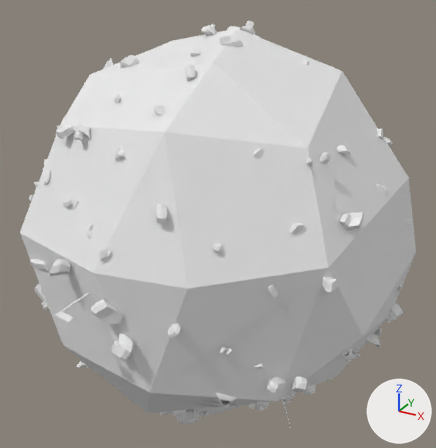
One commit to the Blender file Objects/Original/Planet/planet.blend: the scene before it, then after it.
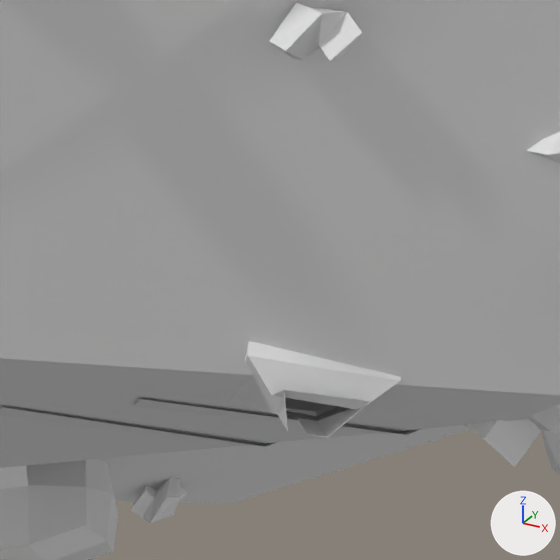
Old and new are each drawn whole from a camera (50 mm lens) standing at (1.437, -2.617, 1.321) and looking at (0.012, -0.026, 0.025) and again close up on the part from 42% to 59% of the width and 77% to 94% of the height. Arrows for +X, +Y and +Z are at lower right; the lights stay in place.

Objects in the first close-up: 'planet.004'.
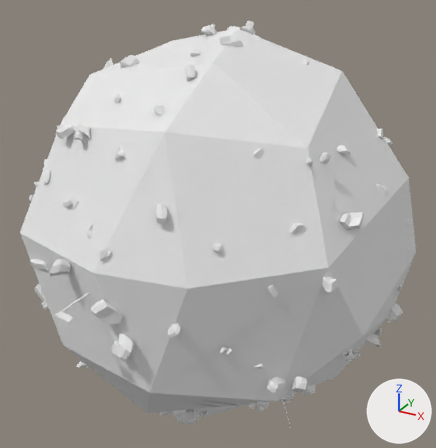
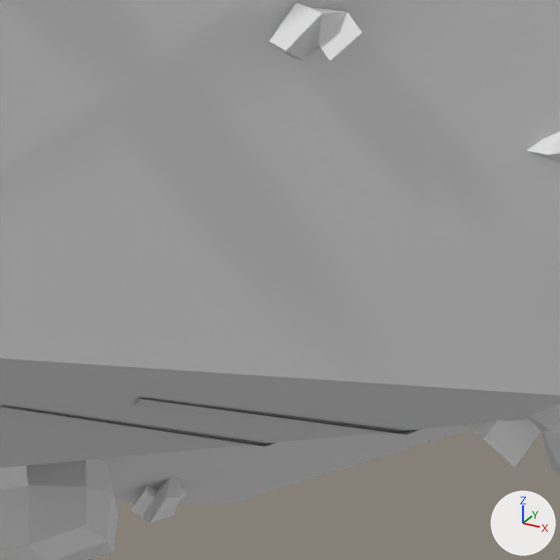
Commit message: Update Planet Object

The change in detail:
me_planet_004 is used by ob_planet_004; location (0.0, 0.0, 0.0); rotation (1.571, 0.0, 0.0), in degrees (90, 0, 0).
me_planet_004 had 18954 vertices, 8905 faces and spanned x -1.02..1.0, y -1.08..1.04, z -1.01..1.13.
me_planet_004 now has 18876 vertices, 8855 faces and spans x -1.02..1.0, y -1.08..1.04, z -1.01..1.13.
me_planet_004 part 1: 16 loose pieces with 78 vertices, spanning x 0.39..0.5, y -0.49..-0.39, z 0.71..0.79, are deleted.

Changed parts and their boxes (x1, y1, x2, y2) in the close-ups (560 x 560 px):
part 1 of me_planet_004, deleted
    before: (229, 341, 401, 438)
